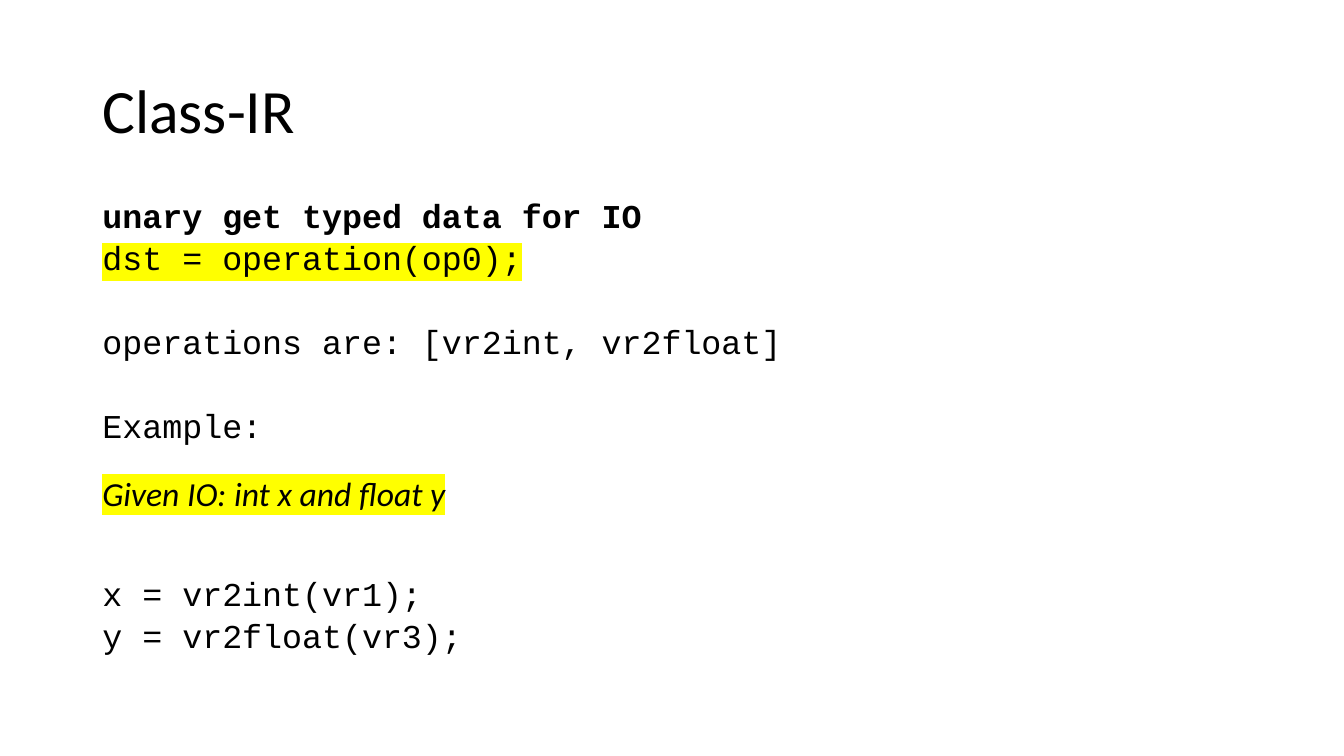
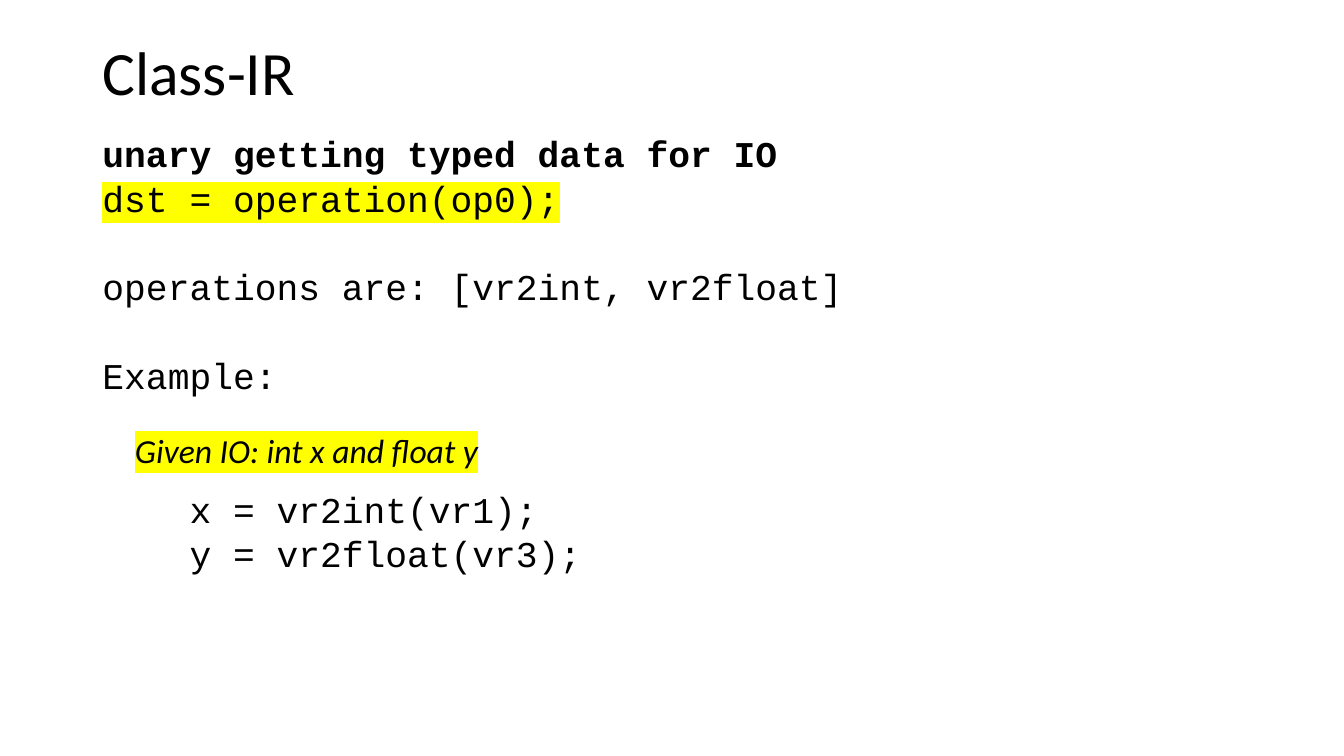
Before and after one commit to siero/CSE110A-W26, a slide deck: slide 26 of PDFS/C110-M3-04-FUNCTIONS-IR-SCOPE.pptx (slide 28 before the commit). Drawn at 1344x756 pixels with LibreOffice and Linux fonts; fonts in the diff are those of the drawing. Boxes give left, top, right and bottom in pixels: in the first picture for what was removed or moved away, otherwise in the second. Text is boxed around its words. In the diff, an @@ line names an element or a change of style, - is before the commit and + after.

```diff
--- a/PDFS/C110-M3-04-FUNCTIONS-IR-SCOPE.pptx
+++ b/PDFS/C110-M3-04-FUNCTIONS-IR-SCOPE.pptx
@@ title "Class-IR": place and size @@
-title "Class-IR" at bbox=[102, 90, 294, 134]
+title "Class-IR" at bbox=[102, 52, 294, 96]
@@ text "unary getting typed data for ...": place and size @@
-text "unary getting typed data for ..." at bbox=[102, 204, 782, 655]
+text "unary getting typed data for ..." at bbox=[102, 141, 843, 575]
@@ text at bbox=[102, 141, 778, 175]: text changed; size 23.8 to 25.9 pt @@
-unary get typed data for IO
+unary getting typed data for IO
@@ text at bbox=[102, 186, 843, 575]: size 23.8 to 25.9 pt in "dst = operation(op0);", "operations are: [vr2int, vr2float]", "Example:", "x = vr2int(vr1);" and 1 more places @@
@@ text "Given IO: int x and ...": place and size @@
-text "Given IO: int x and ..." at bbox=[102, 482, 445, 512]
+text "Given IO: int x and ..." at bbox=[135, 439, 478, 469]
```
Also in this commit, not shown: 51 other slides changed, 4 slides added, 4 slides removed, 1 other file.
